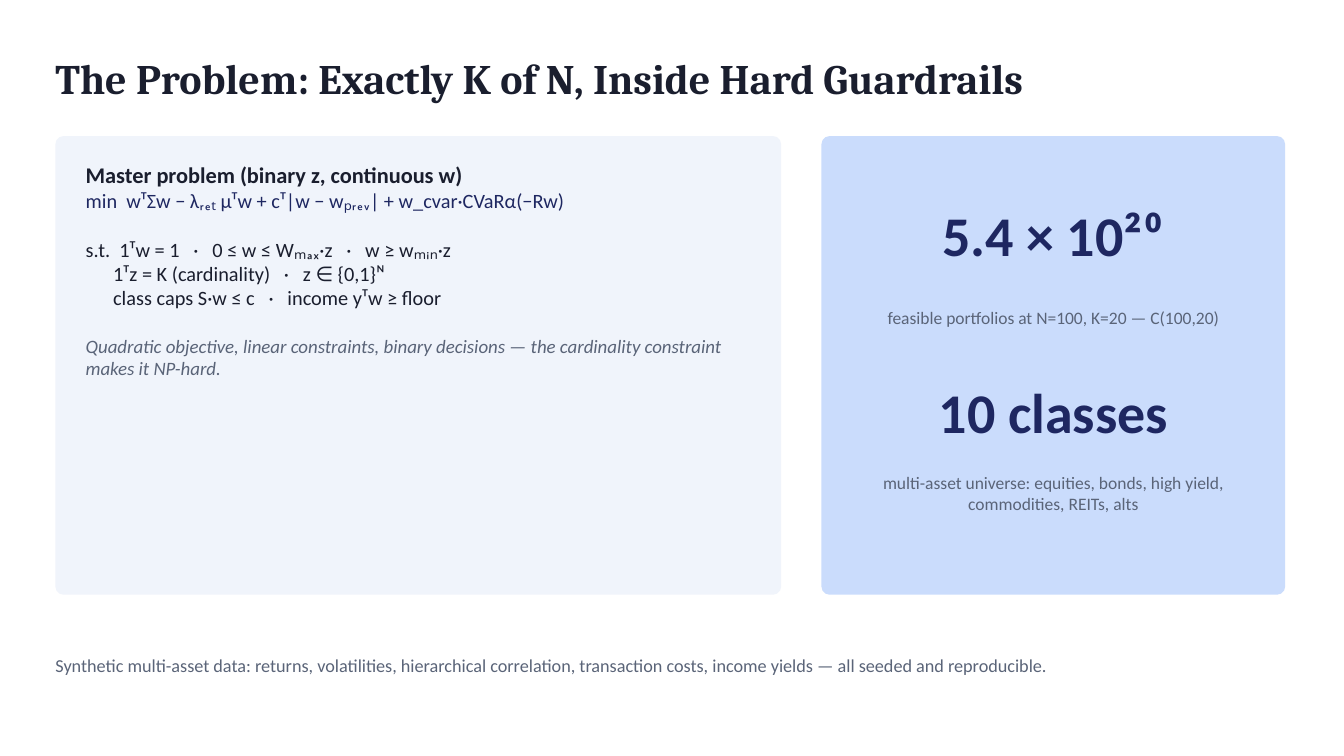
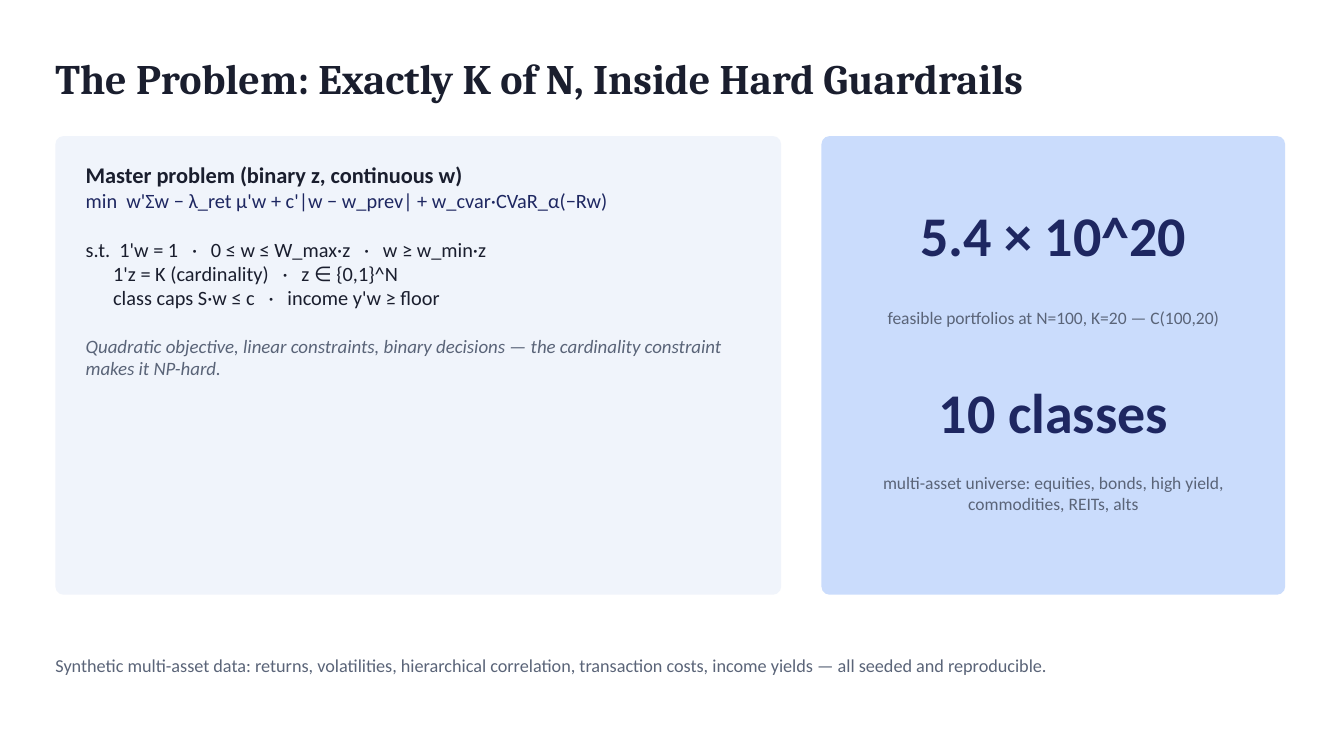
Before and after one commit to hastikacheddy/wiser-vanguard-quantum, a slide deck: slide 2 of presentation/WISER_Vanguard_OMEGA.pptx. Drawn at 1344x756 pixels with LibreOffice and Linux fonts; fonts in the diff are those of the drawing. Boxes give left, top, right and bottom in pixels: in the first picture for what was removed or moved away, otherwise in the second. Text is boxed around its words. In the diff, an @@ line names an element or a change of style, - is before the commit and + after.

```diff
--- a/presentation/WISER_Vanguard_OMEGA.pptx
+++ b/presentation/WISER_Vanguard_OMEGA.pptx
@@ text at box(86, 166, 722, 375): text changed @@
-Master problem (binary z, continuous w)
-min wᵀΣw − λᵣₑₜ μᵀw + cᵀ|w − wₚᵣₑᵥ| + w_cvar·CVaRα(−Rw)
-s.t. 1ᵀw = 1 · 0 ≤ w ≤ Wₘₐₓ·z · w ≥ wₘᵢₙ·z
-1ᵀz = K (cardinality) · z ∈ {0,1}ᴺ
-class caps S·w ≤ c · income yᵀw ≥ floor
-Quadratic objective, linear constraints, binary decisions — the cardinality constraint makes it NP-hard.
+Master problem (binary z, continuous w)
+min w'Σw − λ_ret μ'w + c'|w − w_prev| + w_cvar·CVaR_α(−Rw)
+s.t. 1'w = 1 · 0 ≤ w ≤ W_max·z · w ≥ w_min·z
+1'z = K (cardinality) · z ∈ {0,1}^N
+class caps S·w ≤ c · income y'w ≥ floor
+Quadratic objective, linear constraints, binary decisions — the cardinality constraint makes it NP-hard.
@@ text at box(920, 217, 1186, 257): text changed @@
-5.4 × 10²⁰
+5.4 × 10^20
```
Also in this commit, not shown: 5 other slides changed, 1 other file.
